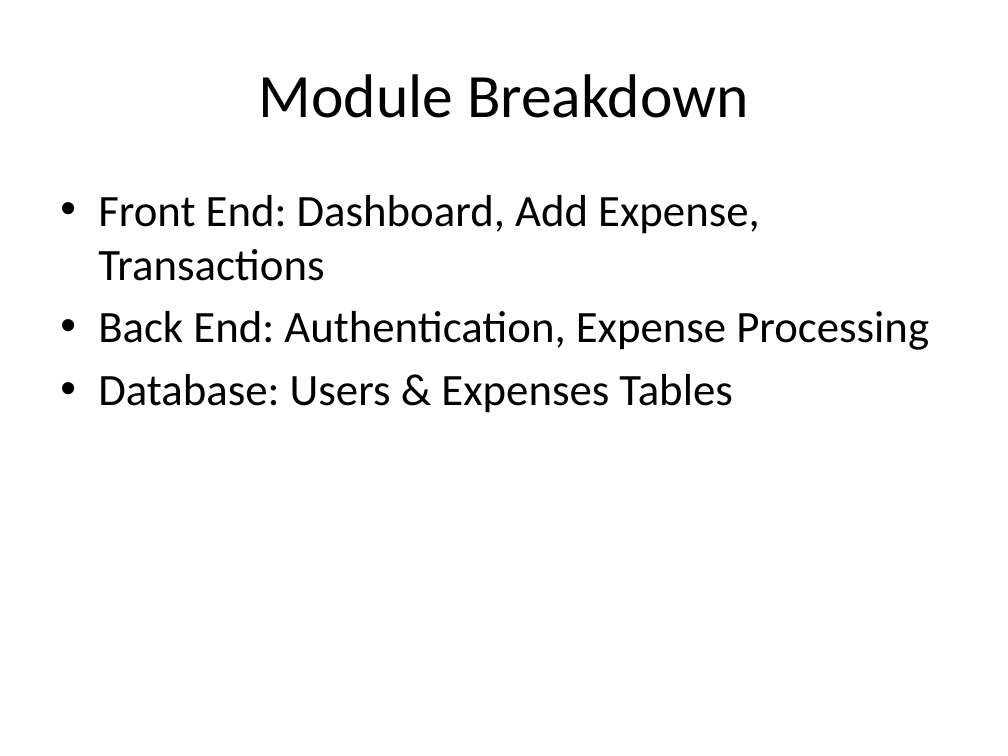
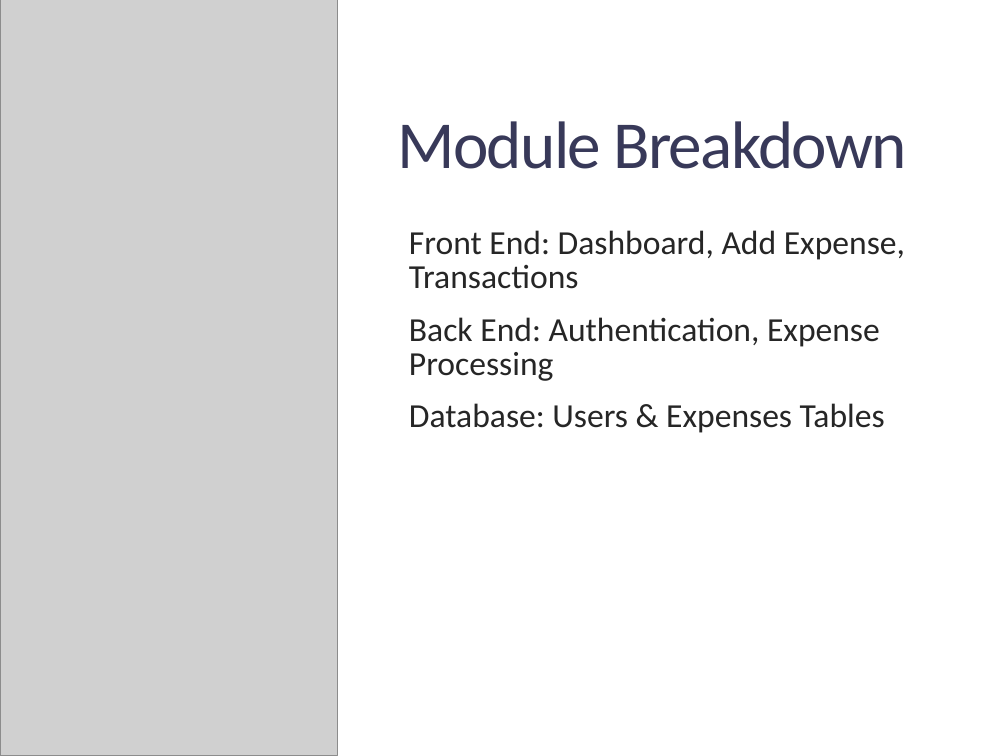
Before and after one commit to Buesse7310/Project-Alex-Roma-Nick-Eva-, a slide deck: slide 7 of docs/phase1/Spending_Habit_Tracker_Phase1.pptx. Drawn at 1008x756 pixels with LibreOffice and Linux fonts; fonts in the diff are those of the drawing; grey boxes stand for pictures. Boxes give left, top, right and bottom in pixels: in the first picture for what was removed or moved away, otherwise in the second. Text is boxed around its words. In the diff, an @@ line names an element or a change of style, - is before the commit and + after.

```diff
--- a/docs/phase1/Spending_Habit_Tracker_Phase1.pptx
+++ b/docs/phase1/Spending_Habit_Tracker_Phase1.pptx
@@ picture added at [0,0,337,756] @@
@@ title "Module Breakdown": place and size @@
-title "Module Breakdown" at [259,74,749,118]
+title "Module Breakdown" at [397,121,907,169]
@@ title "Module Breakdown" at [397,121,907,169]: size 44 to 48 pt, text colour #000000 to #383959, letter spacing 0 to -1.2 pt; alignment centre to left; line spacing 1 to 0.9 @@
@@ text "Front End: Dashboard, Add Expense, ...": place and size @@
-text "Front End: Dashboard, Add Expense, ..." at [98,195,929,413]
+text "Front End: Dashboard, Add Expense, ..." at [409,230,905,433]
@@ text "Front End: Dashboard, Add Expense, ..." at [409,230,905,433]: size 32 to 24 pt, text colour #000000 to #262626; bullet • to  ; line spacing 1 to 0.85; more space between paragraphs @@
```
Also in this commit, not shown: 11 other slides changed.
